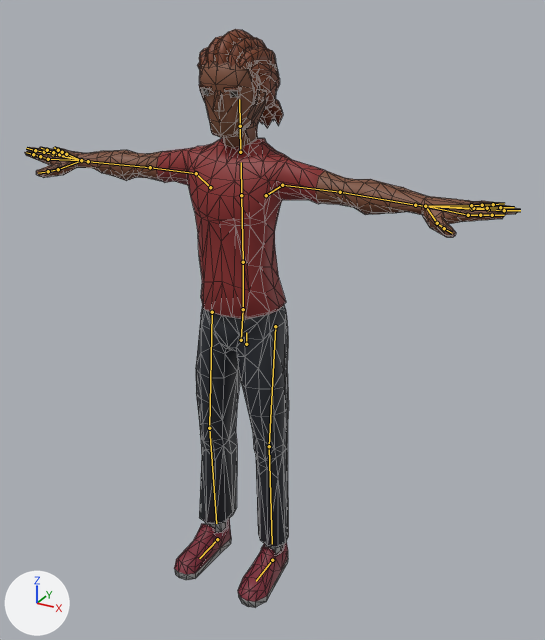
An edit to the glTF model js/models/avatars/club-crowd-vm1.glb, drawn before and after from the same camera.
One viewpoint serves both versions: a 50 mm camera at (1.183, -1.997, 1.961) aimed at (0.124, -0.072, 0.998). Arrows for +X, +Y and +Z are at lower left; the lights stay in place. The picture after the commit comes second. The bones that change, and the others that lie on the model, are drawn over the model as lines. Mesh edges are drawn as thin lines.

The first picture shows 'Casual2_Body'.
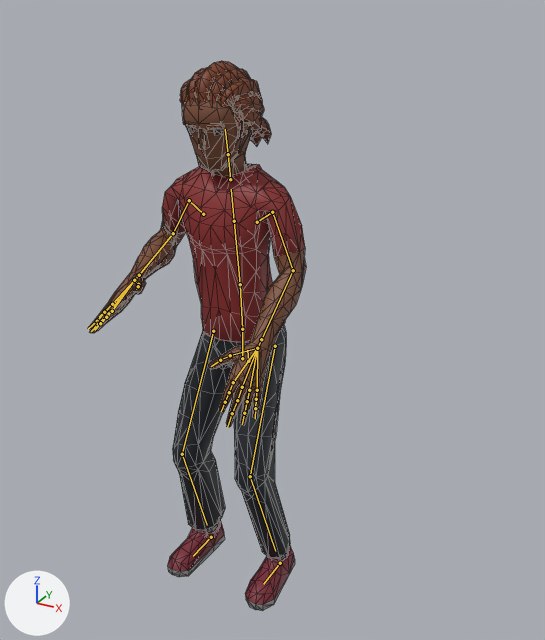
The newer file adds an action. The first version stands in its rest pose; the second is drawn at frame 73 of the action 'Groove_Roll'.

Location of each change, [x1, y1, x2, y2] in pixels of the pictures (545 x 640 px):
'Casual2_Body', posed (56% narrower): before [25, 29, 520, 608]; after [88, 61, 306, 611]
bone 'Body', root to tip: before (246, 344) to (246, 332); after (248, 361) to (247, 350)
bone 'Torso', root to tip: before (243, 262) to (241, 195); after (240, 284) to (234, 221)
bone 'Neck', root to tip: before (240, 152) to (240, 126); after (230, 179) to (228, 154)
bone 'Head', root to tip: before (240, 126) to (239, 99); after (228, 154) to (225, 129)
bone 'UpperArm.L', root to tip: before (282, 185) to (340, 192); after (272, 212) to (293, 270)
bone 'LowerArm.L', root to tip: before (340, 192) to (415, 205); after (293, 270) to (261, 339)
bone 'Wrist.L', root to tip: before (415, 205) to (425, 206); after (261, 339) to (257, 348)
bone 'UpperArm.R', root to tip: before (196, 173) to (150, 167); after (189, 200) to (173, 233)
bone 'LowerArm.R', root to tip: before (150, 167) to (88, 161); after (173, 233) to (139, 275)
bone 'Wrist.R', root to tip: before (88, 161) to (81, 160); after (139, 275) to (134, 280)
bone 'UpperLeg.L', root to tip: before (275, 326) to (269, 446); after (275, 346) to (250, 476)
bone 'LowerLeg.L', root to tip: before (269, 446) to (272, 544); after (250, 476) to (275, 551)
bone 'UpperLeg.R', root to tip: before (212, 312) to (209, 428); after (213, 331) to (182, 454)
bone 'LowerLeg.R', root to tip: before (209, 428) to (216, 523); after (182, 454) to (207, 525)
bone 'Foot.L', root to tip: before (272, 560) to (256, 581); after (280, 563) to (263, 584)
bone 'Foot.R', root to tip: before (217, 539) to (199, 558); after (211, 537) to (193, 556)

What changed in the scene script:
```text
Change bone_body:
    where bone_body = bpy.data.objects['CharacterArmature'].pose.bones['Body']  # child of 'Root'
    bone_body.location: (0.0, 0.0, 0.0) -> (-0.005, -0.073, -0.02)
    bone_body.rotation_quaternion: (1.0, 0.0, 0.0, 0.0) -> (0.999, 0.049, -0.008, 0.005)  # degrees (0, 0, 0) -> degrees (6, -1, 1)
Change bone_torso:
    where bone_torso = bpy.data.objects['CharacterArmature'].pose.bones['Torso']  # child of 'Abdomen'
    bone_torso.rotation_quaternion: (1.0, 0.0, 0.0, 0.0) -> (1.0, -0.009, -0.006, 0.004)  # degrees (0, 0, 0) -> degrees (-1, -1, 0)
Change bone_neck:
    where bone_neck = bpy.data.objects['CharacterArmature'].pose.bones['Neck']  # child of 'Chest'
    bone_neck.rotation_quaternion: (1.0, 0.0, 0.0, 0.0) -> (1.0, 0.015, 0.004, -0.003)  # degrees (0, 0, 0) -> degrees (2, 0, 0)
Change bone_head:
    where bone_head = bpy.data.objects['CharacterArmature'].pose.bones['Head']  # child of 'Neck'
    bone_head.rotation_quaternion: (1.0, 0.0, 0.0, 0.0) -> (1.0, 0.022, 0.006, -0.005)  # degrees (0, 0, 0) -> degrees (3, 1, -1)
Change bone_upperarm_l:
    where bone_upperarm_l = bpy.data.objects['CharacterArmature'].pose.bones['UpperArm.L']  # child of 'Shoulder.L'
    bone_upperarm_l.rotation_quaternion: (1.0, 0.0, 0.0, 0.0) -> (0.825, -0.522, 0.127, -0.159)  # degrees (0, 0, 0) -> degrees (-65, 2, -23)
Change bone_lowerarm_l:
    where bone_lowerarm_l = bpy.data.objects['CharacterArmature'].pose.bones['LowerArm.L']  # child of 'UpperArm.L'
    bone_lowerarm_l.rotation_quaternion: (1.0, 0.0, 0.0, 0.0) -> (0.929, -0.003, 0.0, -0.356)  # degrees (0, 0, 0) -> degrees (0, 0, -42)
Change bone_wrist_l:
    where bone_wrist_l = bpy.data.objects['CharacterArmature'].pose.bones['Wrist.L']  # child of 'LowerArm.L'
    bone_wrist_l.rotation_quaternion: (1.0, 0.0, 0.0, 0.0) -> (0.999, -0.01, 0.0, -0.04)  # degrees (0, 0, 0) -> degrees (-1, 0, -5)
Change bone_upperarm_r:
    where bone_upperarm_r = bpy.data.objects['CharacterArmature'].pose.bones['UpperArm.R']  # child of 'Shoulder.R'
    bone_upperarm_r.rotation_quaternion: (1.0, 0.0, 0.0, 0.0) -> (-0.883, 0.44, 0.16, 0.026)  # degrees (0, 0, 0) -> degrees (-54, -18, 6)
Change bone_lowerarm_r:
    where bone_lowerarm_r = bpy.data.objects['CharacterArmature'].pose.bones['LowerArm.R']  # child of 'UpperArm.R'
    bone_lowerarm_r.rotation_quaternion: (1.0, 0.0, 0.0, 0.0) -> (-0.719, 0.007, 0.0, -0.694)  # degrees (0, 0, 0) -> degrees (-1, 1, 88)
Change bone_wrist_r:
    where bone_wrist_r = bpy.data.objects['CharacterArmature'].pose.bones['Wrist.R']  # child of 'LowerArm.R'
    bone_wrist_r.rotation_quaternion: (1.0, 0.0, 0.0, 0.0) -> (-0.999, 0.01, 0.0, -0.04)  # degrees (0, 0, 0) -> degrees (-1, 0, 5)
Change bone_upperleg_l:
    where bone_upperleg_l = bpy.data.objects['CharacterArmature'].pose.bones['UpperLeg.L']  # child of 'Body'
    bone_upperleg_l.rotation_quaternion: (1.0, 0.0, 0.0, 0.0) -> (0.972, -0.016, -0.01, 0.235)  # degrees (0, 0, 0) -> degrees (-2, -1, 27)
Change bone_lowerleg_l:
    where bone_lowerleg_l = bpy.data.objects['CharacterArmature'].pose.bones['LowerLeg.L']  # child of 'UpperLeg.L'
    bone_lowerleg_l.rotation_quaternion: (1.0, 0.0, 0.0, 0.0) -> (-0.945, -0.328, -0.009, 0.001)  # degrees (0, 0, 0) -> degrees (38, 1, 0)
Change bone_upperleg_r:
    where bone_upperleg_r = bpy.data.objects['CharacterArmature'].pose.bones['UpperLeg.R']  # child of 'Body'
    bone_upperleg_r.rotation_quaternion: (1.0, 0.0, 0.0, 0.0) -> (-0.97, 0.015, 0.008, 0.241)  # degrees (0, 0, 0) -> degrees (-1, -1, -28)
Change bone_lowerleg_r:
    where bone_lowerleg_r = bpy.data.objects['CharacterArmature'].pose.bones['LowerLeg.R']  # child of 'UpperLeg.R'
    bone_lowerleg_r.rotation_quaternion: (1.0, 0.0, 0.0, 0.0) -> (0.942, 0.334, -0.006, 0.001)  # degrees (0, 0, 0) -> degrees (39, -1, 0)
Change bone_foot_l:
    where bone_foot_l = bpy.data.objects['CharacterArmature'].pose.bones['Foot.L']  # child of 'Root'
    bone_foot_l.location: (0.0, 0.0, 0.0) -> (0.03, 0.0, 0.0)
Change bone_foot_r:
    where bone_foot_r = bpy.data.objects['CharacterArmature'].pose.bones['Foot.R']  # child of 'Root'
    bone_foot_r.location: (0.0, 0.0, 0.0) -> (-0.03, 0.0, 0.0)
```
